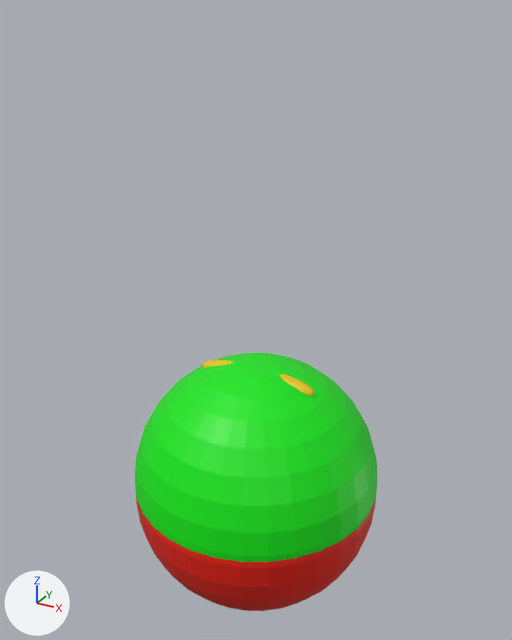
The Blender file ico/Fit_function.blend as it was, and as the next commit left it.
Rendered twice from a camera (50 mm lens) standing at (2.37, -4.31, 3.64) and looking at (-0.04, 0.07, 1.45). The lights are fixed; the arrows at lower left show +X, +Y and +Z.

The scene before the commit, as lines of its bpy script (objects in view):
```python
me_sphere = bpy.data.meshes.new('Sphere')
me_sphere.from_pydata(...)  # a UV sphere (32 segments, 16 rings, poles along z) spanning x -1.0..1.0, y -1.0..1.0, z -1.0..1.0
me_sphere.materials.append(mat_material_002)  # red #e71900
me_sphere_001 = bpy.data.meshes.new('Sphere.001')
me_sphere_001.from_pydata(...)  # a UV sphere (32 segments, 16 rings, poles along z) spanning x -1.0..1.0, y -1.0..1.0, z -1.0..1.0
me_sphere_001.materials.append(mat_material_001)  # green #00e70b
ob_liposome_1 = bpy.data.objects.new('Liposome_1', me_sphere)
ob_liposome_1.location = (0.0, 0.0, 0.0)
ob_liposome_2 = bpy.data.objects.new('Liposome_2', me_sphere_001)
ob_liposome_2.location = (0.0, 0.0, 0.1)
```
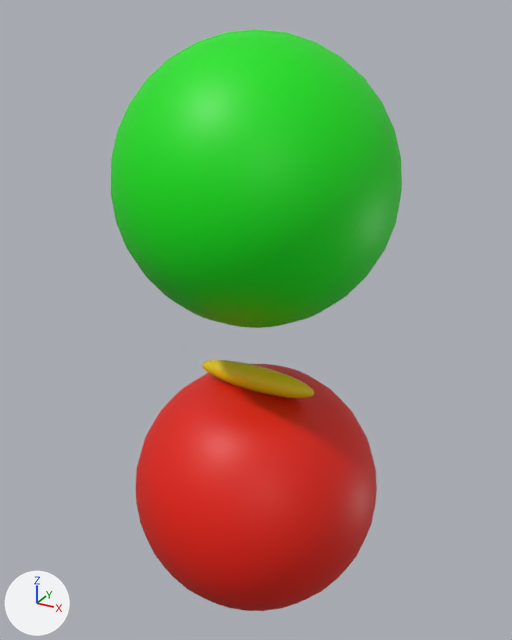
Where the change shows, as pixel boxes (x1, y1, x2, y2) in the pictures (512 x 640 px):
'Liposome_2', moved, rescaled: before (135, 353, 377, 562); after (111, 29, 402, 328)
'Liposome_1', unchanged, uncovered by the edit: before (136, 491, 377, 611); after (136, 364, 377, 611)
'Nanoparticle', unchanged, uncovered by the edit: before (202, 360, 314, 396); after (202, 360, 314, 398)

Diff of the bpy script that builds the scene:
```diff
--- a/ico/Fit_function.blend.py
+++ b/ico/Fit_function.blend.py
@@ ob_liposome_2 @@
 ob_liposome_2 = bpy.data.objects.new('Liposome_2', me_sphere_001)
-ob_liposome_2.location = (0.0, 0.0, 0.1)
+ob_liposome_2.parent = ob_nanoparticle
+ob_liposome_2.location = (0.0, 0.0, 15.32)
+ob_liposome_2.scale = (2.0, 10.0, 10.0)
```
